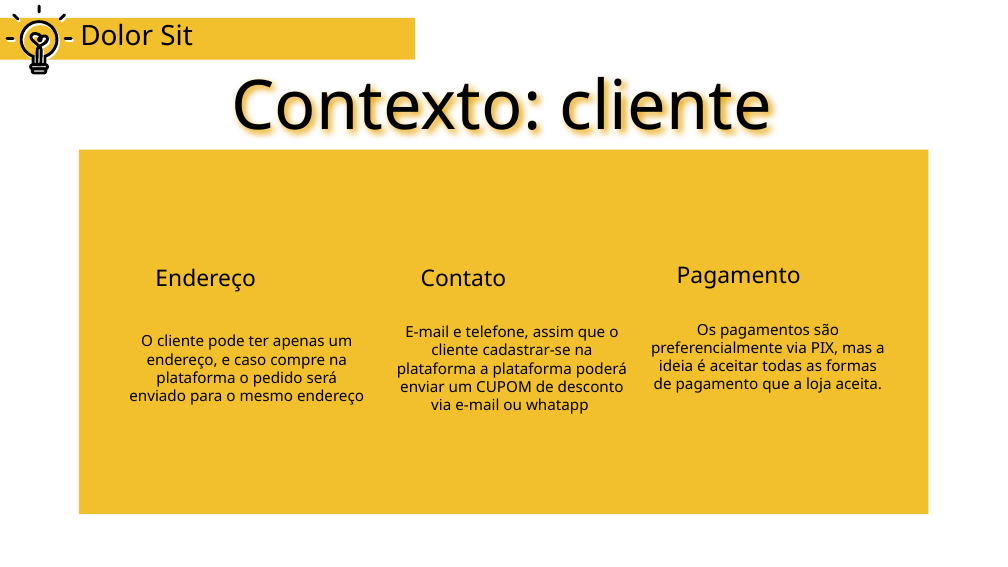
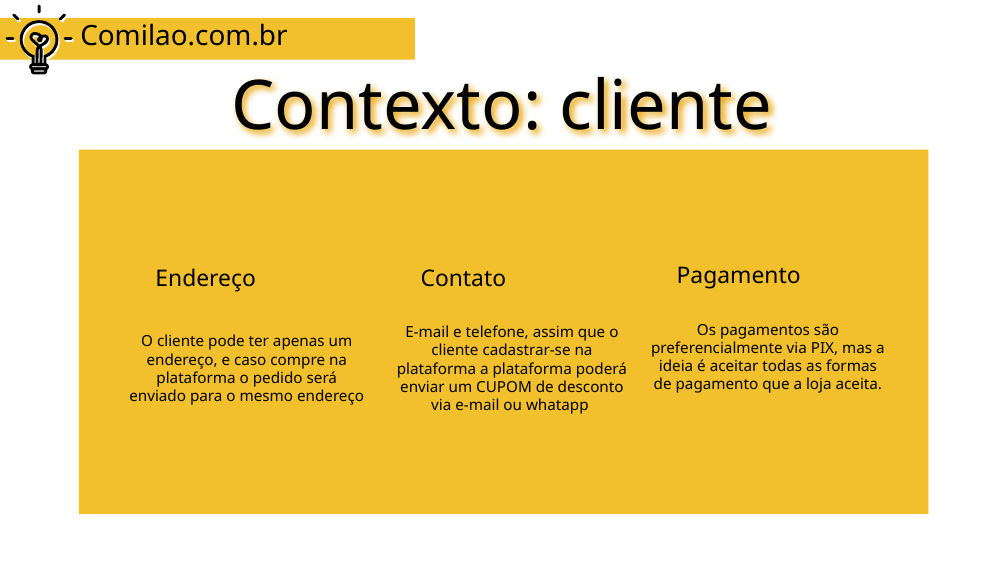
Before and after one commit to DeveloperBreno/OrderAPI, a slide deck: slide 3 of docs/Dominio.odp. Drawn at 1008x567 pixels with LibreOffice and Linux fonts; fonts in the diff are those of the drawing. Boxes give left, top, right and bottom in pixels: in the first picture for what was removed or moved away, otherwise in the second. Text is boxed around its words. In the diff, an @@ line names an element or a change of style, - is before the commit and + after.

```diff
--- a/docs/Dominio.odp
+++ b/docs/Dominio.odp
@@ title at (80,23,287,46): text changed @@
-Dolor Sit
+Comilao.com.br
```
Also in this commit, not shown: 7 other slides changed, 16 other files.
